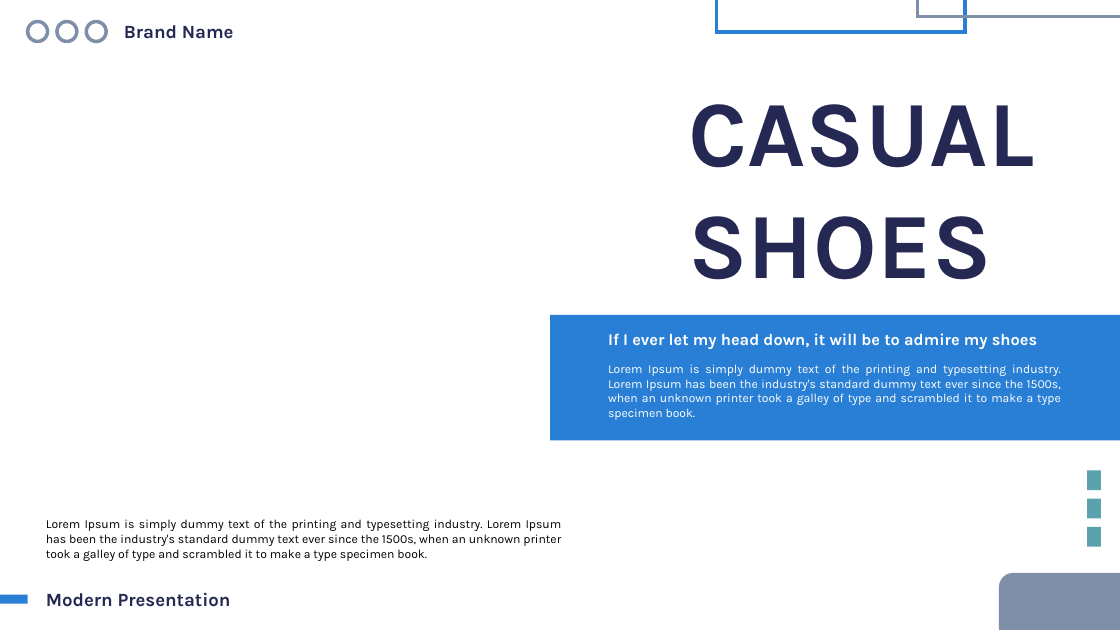
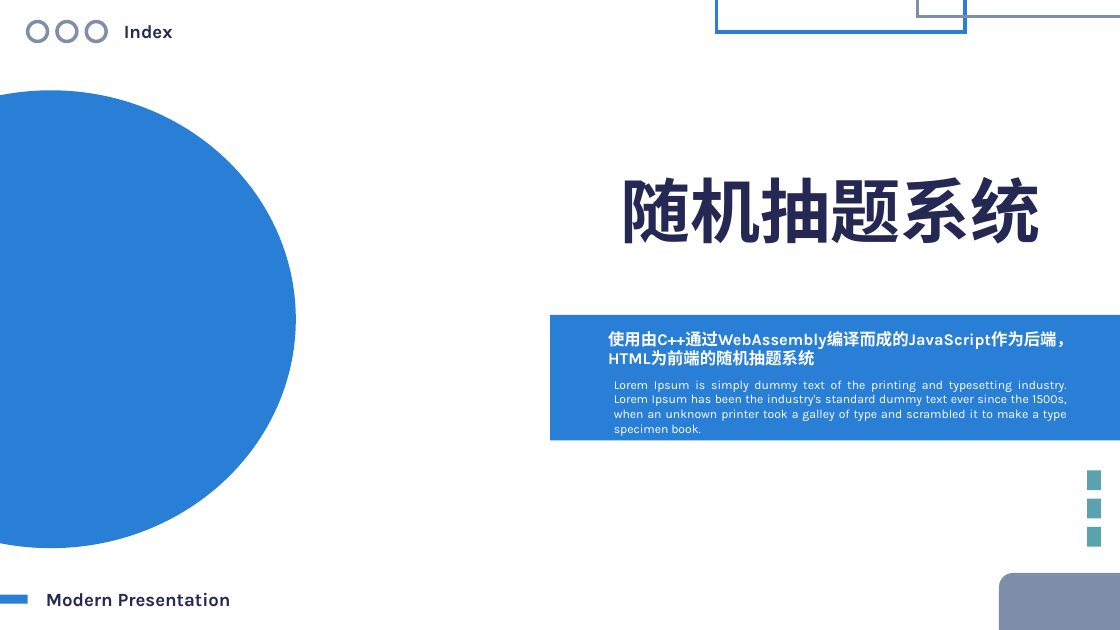
Before and after one commit to HoshiMeisa/Question-Drawing-System, a slide deck: slide 1 of ThesisDefense.pptx. Drawn at 1120x630 pixels with LibreOffice and Linux fonts; fonts in the diff are those of the drawing. Boxes give left, top, right and bottom in pixels: in the first picture for what was removed or moved away, otherwise in the second. Text is boxed around its words. In the diff, an @@ line names an element or a change of style, - is before the commit and + after.

Commit message:
update ppt

```diff
--- a/ThesisDefense.pptx
+++ b/ThesisDefense.pptx
@@ text at box(124, 25, 173, 39): text changed @@
-Brand Name
+Index
@@ ellipse added at box(0, 91, 296, 549), fill #297FD5 @@
@@ text at box(620, 177, 1040, 244): text changed; size 80 to 60 pt @@
-CASUAL
-SHOES
+随机抽题系统
@@ text at box(608, 331, 1073, 366): text changed @@
-If I ever let my head down, it will be to admire my shoes
+使用由C++通过WebAssembly编译而成的JavaScript作为后端，HTML为前端的随机抽题系统
@@ text "Lorem Ipsum is simply dummy ...": place and size @@
-text "Lorem Ipsum is simply dummy ..." at box(608, 364, 1061, 420)
+text "Lorem Ipsum is simply dummy ..." at box(614, 380, 1067, 436)
@@ text removed at box(46, 519, 562, 561) @@
-Lorem Ipsum is simply dummy text of the printing and typesetting industry. Lorem Ipsum has been the industry's standard dummy text ever since the 1500s, when an unknown printer took a galley of type and scrambled it to make a type specimen book.
```
Also in this commit, not shown: 1 other slide changed.
